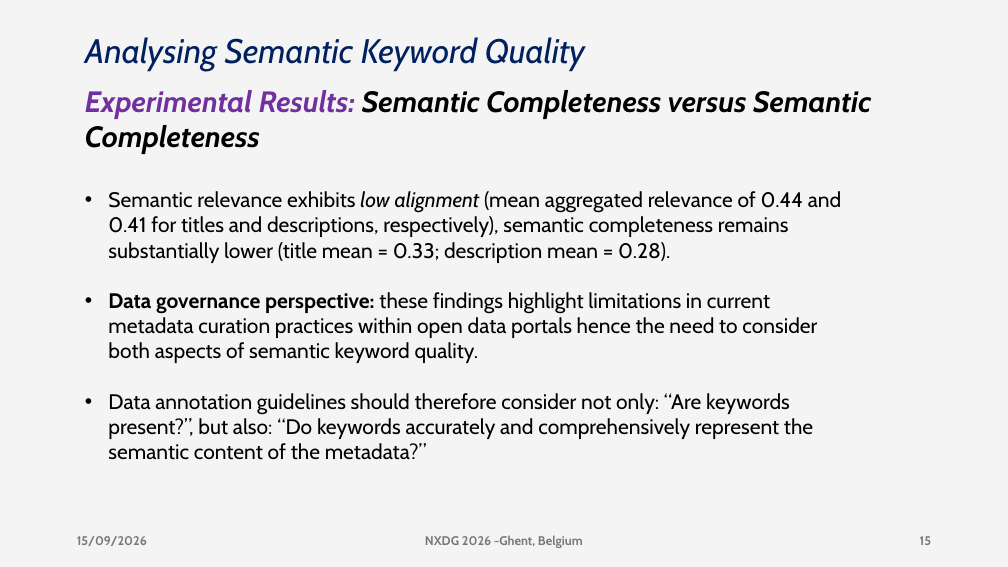
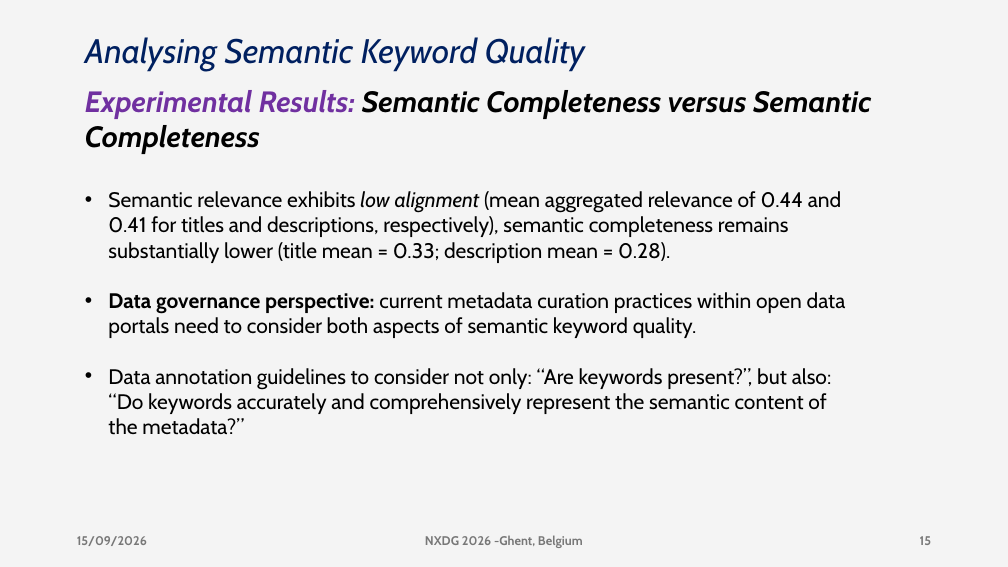
Before and after one commit to DeperiasKerre/deperiaskerre.github.io, a slide deck: slide 15 of slides/nxdg_2026_Deperias.pptx. Drawn at 1008x567 pixels with LibreOffice and Linux fonts; fonts in the diff are those of the drawing. Boxes give left, top, right and bottom in pixels: in the first picture for what was removed or moved away, otherwise in the second. Text is boxed around its words. In the diff, an @@ line names an element or a change of style, - is before the commit and + after.

```diff
--- a/slides/nxdg_2026_Deperias.pptx
+++ b/slides/nxdg_2026_Deperias.pptx
@@ text at (x1=108, y1=292, x2=846, y2=435): text changed @@
-• Data governance perspective: these findings highlight limitations in current metadata curation practices within open data portals hence the need to consider both aspects of semantic keyword quality.
-• Data annotation guidelines should therefore consider not only: “Are keywords present?”, but also: “Do keywords accurately and comprehensively represent the semantic content of the metadata?”
+• Data governance perspective: current metadata curation practices within open data portals need to consider both aspects of semantic keyword quality.
+• Data annotation guidelines to consider not only: “Are keywords present?”, but also: “Do keywords accurately and comprehensively represent the semantic content of the metadata?”
```
Also in this commit, not shown: 7 other slides changed.
